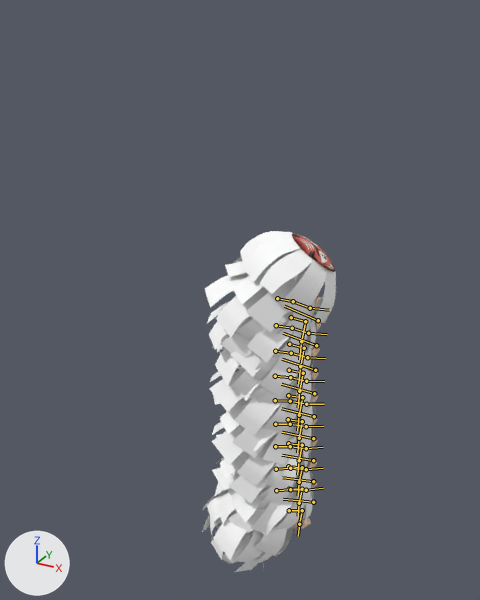
What one commit did to the FBX model Assets/Art/Models/03_LionDance/LionMonster.fbx.
Before and after are seen from a 50 mm lens placed at (0.48, -10.46, 20.01), pointed at (-2.43, -5.17, 17.36). The axes (+X, +Y, +Z) are drawn at lower left. The lights are the same throughout. Both versions are drawn at frame 49 of the action 'Scene'; the numbers are the values there. The bones that bend it are drawn over the model as lines.

Objects in the first picture: 'LionMonster'.
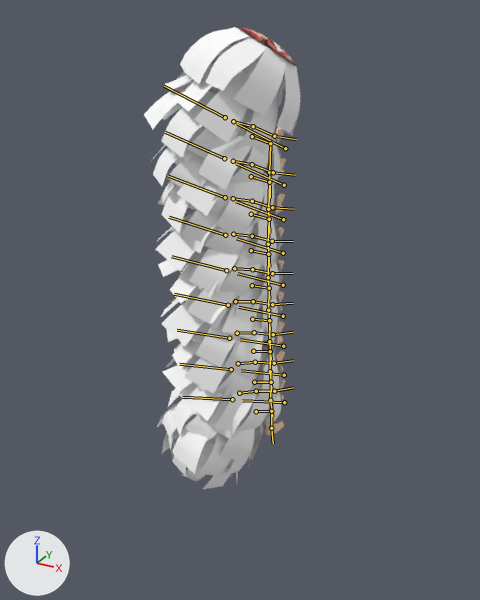
The change in detail:
Bone 'Bone.067' (bone_bone_067) moves from (-15.62, 67.81, 17.74) to (-16.45, 75.35, 19.72).
Bone 'Bone.067' (bone_bone_067) turns from (56, 18, 55) to (63, 16, 62) degrees about its own x, y and z.
Bone 'Bone.068' (bone_bone_068) moves from (-13.61, 66.61, 17.74) to (-14.45, 74.01, 19.72).
Bone 'Bone.068' (bone_bone_068) turns from (56, 18, 56) to (63, 17, 63) degrees about its own x, y and z.
Bone 'Bone.069' (bone_bone_069) moves from (-11.58, 65.4, 17.74) to (-12.41, 72.67, 19.72).
Bone 'Bone.069' (bone_bone_069) turns from (56, 19, 57) to (63, 17, 64) degrees about its own x, y and z.
Bone 'Bone.070' (bone_bone_070) moves from (-9.53, 64.2, 17.74) to (-10.37, 71.33, 19.72).
Bone 'Bone.070' (bone_bone_070) turns from (56, 19, 57) to (64, 17, 64) degrees about its own x, y and z.
Bone 'Bone.071' (bone_bone_071) moves from (-7.47, 63.0, 17.74) to (-8.3, 70.0, 19.72).
Bone 'Bone.071' (bone_bone_071) turns from (56, 19, 57) to (64, 17, 65) degrees about its own x, y and z.
Bone 'Bone.072' (bone_bone_072) moves from (-5.4, 61.79, 17.74) to (-6.23, 68.66, 19.72).
Bone 'Bone.072' (bone_bone_072) turns from (56, 19, 58) to (64, 17, 65) degrees about its own x, y and z.
Bone 'Bone.073' (bone_bone_073) moves from (-3.33, 60.59, 17.74) to (-4.15, 67.32, 19.72).
Bone 'Bone.073' (bone_bone_073) turns from (56, 19, 58) to (64, 17, 65) degrees about its own x, y and z.
Bone 'Bone.074' (bone_bone_074) moves from (-1.25, 59.39, 17.74) to (-2.06, 65.98, 19.72).
Bone 'Bone.074' (bone_bone_074) turns from (56, 19, 58) to (64, 17, 65) degrees about its own x, y and z.
Bone 'Bone.075' (bone_bone_075) moves from (0.83, 58.18, 17.74) to (0.02, 64.65, 19.72).
Bone 'Bone.075' (bone_bone_075) turns from (56, 19, 58) to (64, 17, 65) degrees about its own x, y and z.

What differs and where, as boxes (x1, y1, x2, y2) in the pictures (480 x 600 px):
'LionMonster', posed (16% wider, 35% taller): before (202, 231, 337, 572); after (144, 27, 301, 489)
bone 'Bone.067', root to tip: before (318, 320) to (284, 306); after (285, 148) to (236, 123)
bone 'Bone.068', root to tip: before (316, 345) to (283, 333); after (284, 185) to (236, 163)
bone 'Bone.069', root to tip: before (315, 370) to (282, 359); after (283, 219) to (236, 201)
bone 'Bone.070', root to tip: before (314, 393) to (281, 384); after (283, 253) to (236, 238)
bone 'Bone.071', root to tip: before (314, 416) to (281, 408); after (283, 285) to (237, 273)
bone 'Bone.072', root to tip: before (313, 438) to (282, 432); after (283, 316) to (238, 307)
bone 'Bone.073', root to tip: before (313, 460) to (282, 455); after (283, 346) to (240, 339)
bone 'Bone.074', root to tip: before (313, 481) to (282, 477); after (284, 375) to (241, 370)
bone 'Bone.075', root to tip: before (313, 502) to (283, 499); after (284, 402) to (242, 400)
